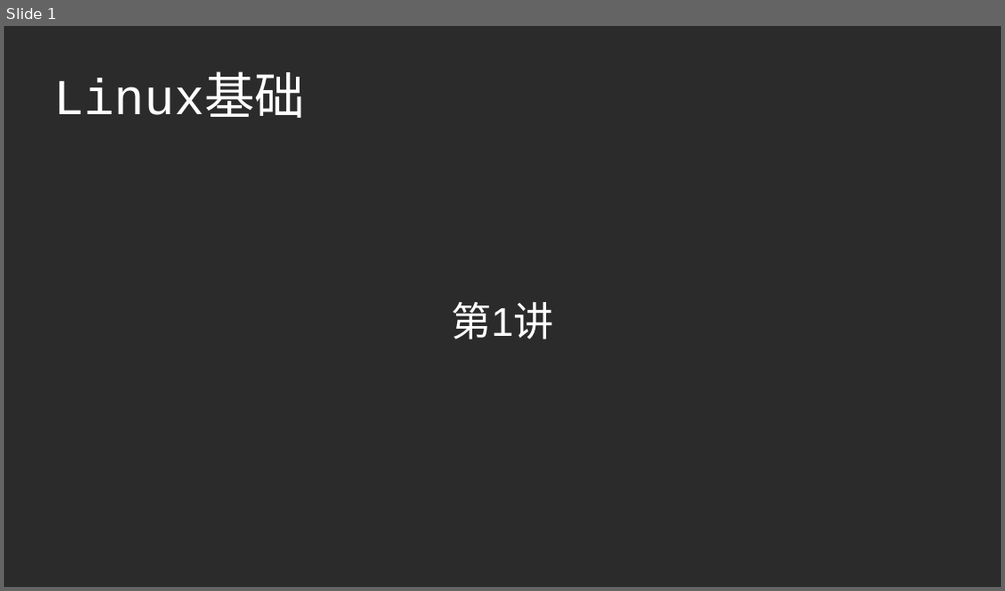
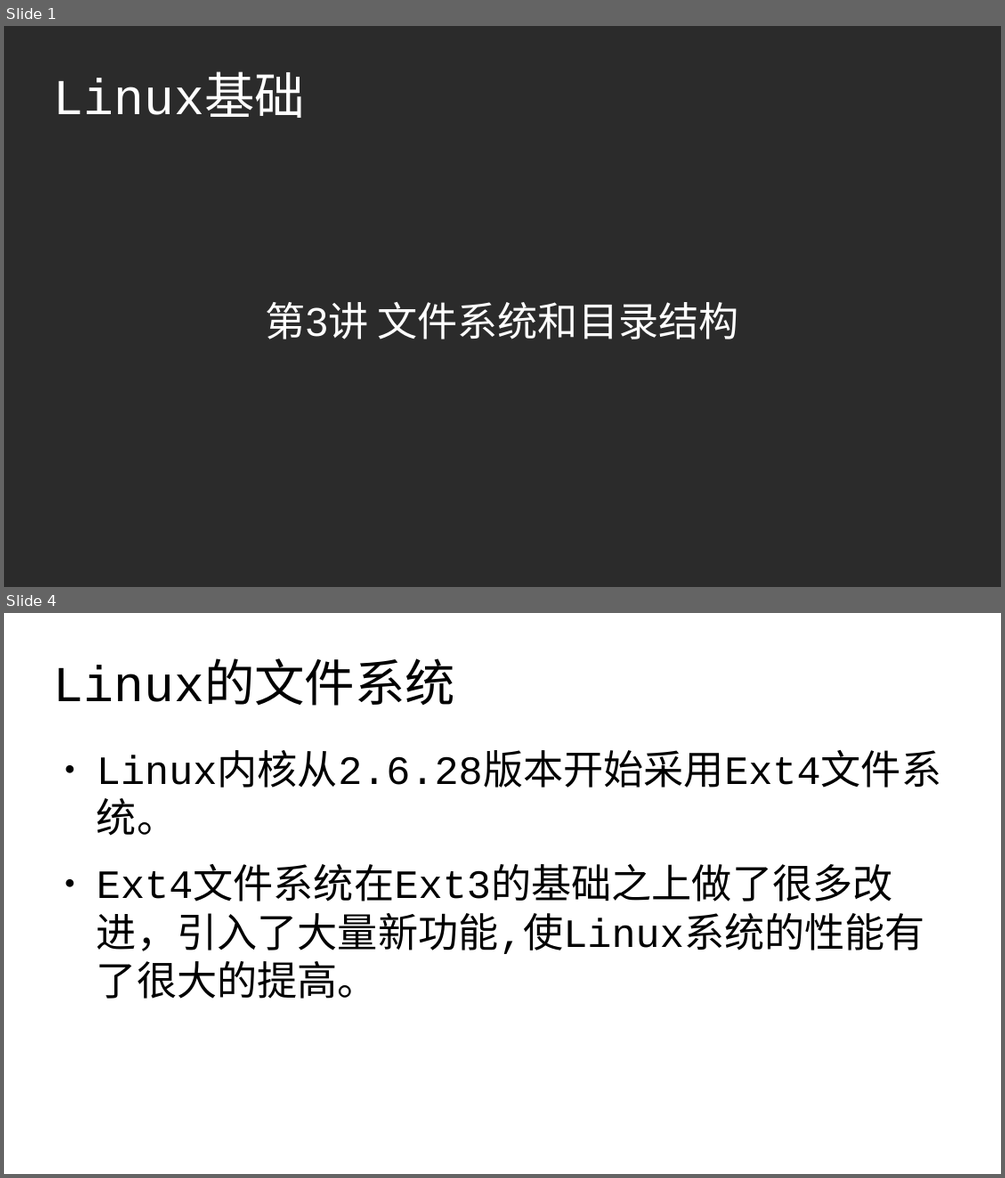
Before and after one commit to master-genius/linux-system, a slide deck: ch03/ch03-文件系统和目录结构.odp. Shown one above the other, each under a label of ours: slide 1 before the commit, slides 1 and 4 after it; the slides between them are not shown. The pictures are 1005x591 and 1005x1178 pixels, drawn with LibreOffice and Linux fonts; fonts in the diff are those of the drawing; background and template pictures are left out; a plain dark background stands for a picture behind light text. Boxes give left, top, right and bottom in pixels: in the first picture for what was removed or moved away, otherwise in the second. Text is boxed around its words. In the diff, an @@ line names an element or a change of style, - is before the commit and + after.

```diff
--- a/ch03/ch03-文件系统和目录结构.odp
+++ b/ch03/ch03-文件系统和目录结构.odp
@@ slide 4 added at [4, 613, 1001, 1174], background #FFFFFF @@
@@ title added at [54, 665, 455, 706], 40 pt, text #000000 @@
+Linux的文件系统
@@ text added at [97, 755, 941, 998], 32 pt, text #000000 @@
+● Linux内核从2.6.28版本开始采用Ext4文件系统。
+● Ext4文件系统在Ext3的基础之上做了很多改进，引入了大量新功能,使Linux系统的性能有了很大的提高。
@@ slide 1 changed as well @@
@@ subtitle at [266, 302, 738, 339]: text changed @@
-第1讲
+第3讲 文件系统和目录结构
```
Also in this commit, not shown: 14 other slides added, 1 slide removed.
